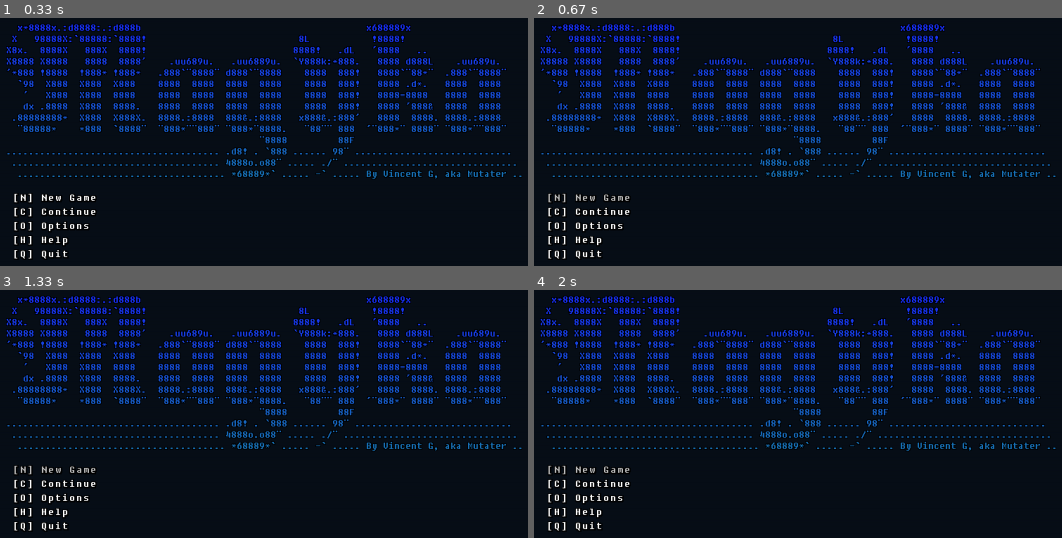
Above: before the commit, frames 1-4 (two rows, left to right).
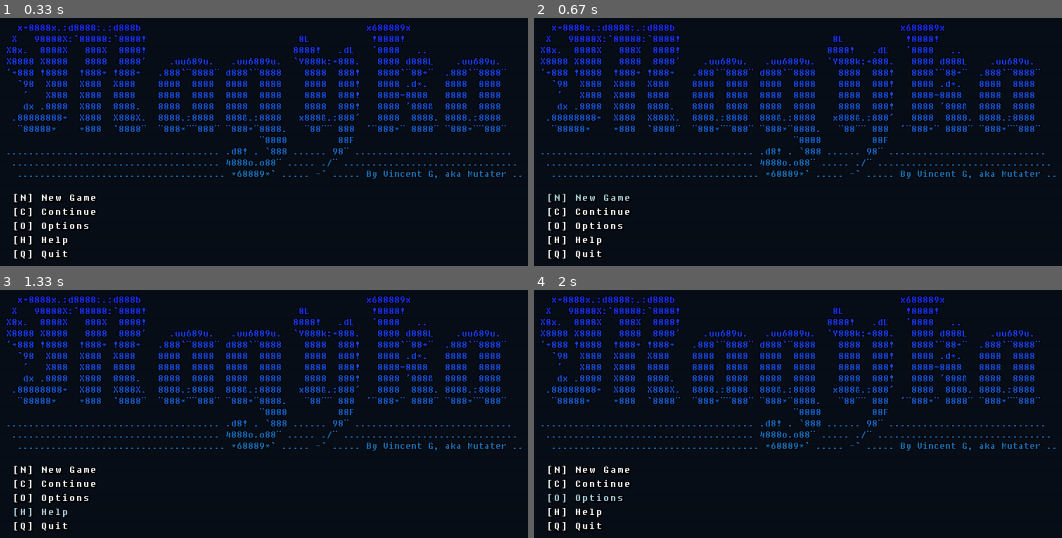
Above: after the commit, the same moments.

Repository: mutater/pygame-magyka
Game: pygame game, started from magyka.py
Same seed, same stepped clock (60 frames per second), same inputs: the game is played once before the commit and once after it.
Inputs (mouse positions are in pixels of both pictures, inside the frame that each line leads up to):
- Up to frame 1 (0.33 s): no input
- Up to frame 2 (0.67 s): click (586, 199) at 0.38 s
- Up to frame 3 (1.33 s): hold Up 0.67-1.13 s; hold Down from 1.17 s (still down)
- Up to frame 4 (2 s): release Down at 1.47 s; hold Up 1.5-1.87 s; hold Down from 1.9 s (still down)

Frame 1 is identical in both runs. In frame 2, 0.1% of the frame differs, in the area x 2-18%, y 70-75%; in frame 3, 0.2%; in frame 4, 0.3%, in the area x 2-18%, y 70-86%.

Commit message:
changed how keyboard input works and added repeating

Diff:
--- a/library/interact/Key.py
+++ b/library/interact/Key.py
@@ -2,8 +2,11 @@
 from library.interact.interact import Interact, EventCallbackValue
 
 class Key(Interact):
-    def __init__(self, keys: List[int], callbacks: EventCallbackValue):
+    def __init__(self, keys: int | List[int], callbacks: EventCallbackValue):
         super().__init__()
+
+        if not isinstance(keys, list):
+            keys = [keys]
 
         self.add_keys(keys, callbacks)
 
--- a/library/interact/buttonGroup.py
+++ b/library/interact/buttonGroup.py
@@ -8,18 +8,27 @@
 ButtonActionValue = Tuple[str, str, int, EventCallbackValue]
 
 class ButtonGroup(Group):
-    def __init__(self, dest: Coordinate, font: Font, inputs_data: List[ButtonActionValue]):
+    def __init__(self, dest: Coordinate, font: Font, interacts: List[ButtonActionValue]):
         super().__init__(dest)
 
         self.font = font
 
-        y_position = self.rect.top
+        for i in range(len(interacts)):
+            letter = interacts[i][0]
+            word = interacts[i][1]
+            key_code = interacts[i][2]
+            callbacks = interacts[i][3]
 
-        for data in inputs_data:
-            interact_button = Button((self.rect.left, y_position), font.text(f"[{data[0]}] {data[1]}"), data[3])
-            interact_key = Key([data[2]], data[3])
+            interact_button = Button(
+                (self.rect.left, self.rect.top + i * font.height),
+                font.text(f"[{letter}] {word}"),
+                callbacks
+            )
 
-            y_position += font.height
+            interact_key = Key(
+                key_code,
+                callbacks
+            )
 
             self.add_item(interact_button)
             self.add_interact(interact_key)
--- a/library/interact/group.py
+++ b/library/interact/group.py
@@ -65,6 +65,8 @@
         if not self.enabled or not self.selected:
             return
 
+        super().on_event(event)
+
         if event.type == pygame.MOUSEMOTION:
             for item in self.items:
                 if item != self.selected_item:
--- a/library/interact/interact.py
+++ b/library/interact/interact.py
@@ -44,8 +44,6 @@
         self._enabled = True
         self._pressed = False
         self._selected = False
-
-        self.esc_cancels = True
 
         self.keyActions: Dict[int, Action] = {}
         self.buttonActions: Dict[int, Action] = {}
@@ -113,24 +111,13 @@
         self.pressed = False
 
     def on_key_event(self, event: pygame.event.Event):
-        if event.type != pygame.KEYDOWN and event.type != pygame.KEYUP:
+        if event.type != pygame.KEYDOWN:
             return
 
         if event.key not in self.keyActions:
             return
 
-        action = self.keyActions[event.key]
-
-        if event.type == pygame.KEYDOWN:
-            action.is_pressed = True
-            self.pressed = True
-
-            if self.esc_cancels and event.key == pygame.K_ESCAPE:
-                self.clear_pressed()
-
-        elif action.is_pressed:
-            action.is_pressed = False
-            action.callbacks(event)
+        self.keyActions[event.key].callbacks(event)
 
     def on_button_event(self, event: pygame.event.Event):
         if event.type != pygame.MOUSEBUTTONDOWN and event.type != pygame.MOUSEBUTTONUP:
@@ -145,11 +132,10 @@
             action.is_pressed = True
             self.pressed = True
 
-            if self.esc_cancels and event.button == pygame.K_ESCAPE:
-                self.clear_pressed()
-
-        elif action.is_pressed and self.rect.collidepoint(event.pos):
-            action.callbacks(event)
+        elif action.is_pressed:
+            self.clear_pressed()
+            if self.rect.collidepoint(event.pos):
+                action.callbacks(event)
 
     def on_event(self, event: pygame.event.Event):
         if not self.enabled:
--- a/magyka.py
+++ b/magyka.py
@@ -7,6 +7,7 @@
 from screen.title import TitleScreen
 
 pygame.init()
+pygame.key.set_repeat(300, 100)
 screen = pygame.display.set_mode((1280, 720), pygame.RESIZABLE)
 
 gm = GameManager()
--- a/screen/title.py
+++ b/screen/title.py
@@ -1,16 +1,11 @@
-from __future__ import annotations
-from typing import TYPE_CHECKING
-if TYPE_CHECKING:
-    from library.gameManager import GameManager
-    from library.gameState import GameState
-    from library.screenManager import ScreenManager
-
 import sys
 
+from constant.fonts import *
+from library.gameManager import GameManager
+from library.gameState import GameState
+import library.interact as interact
+from library.screenManager import ScreenManager
 from library.screen import Screen
-import library.interact as interact
-
-from constant.fonts import *
 
 class TitleScreen(Screen):
     name = "title"
